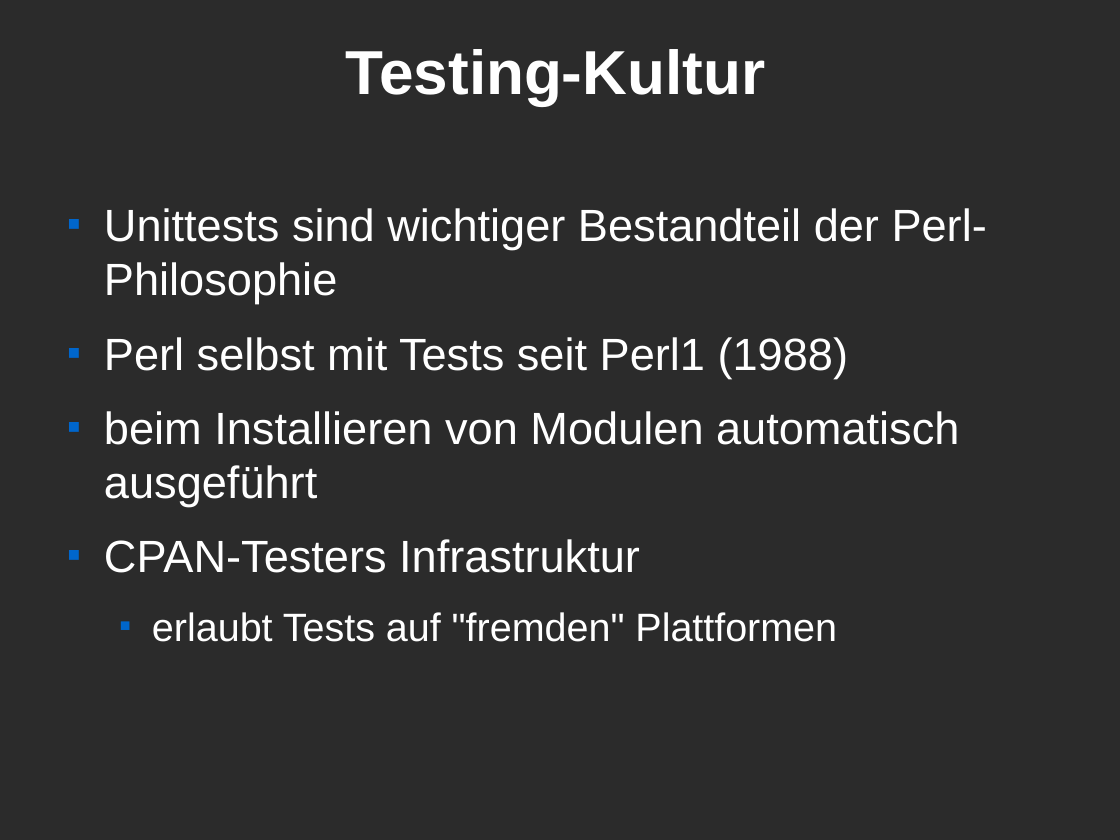
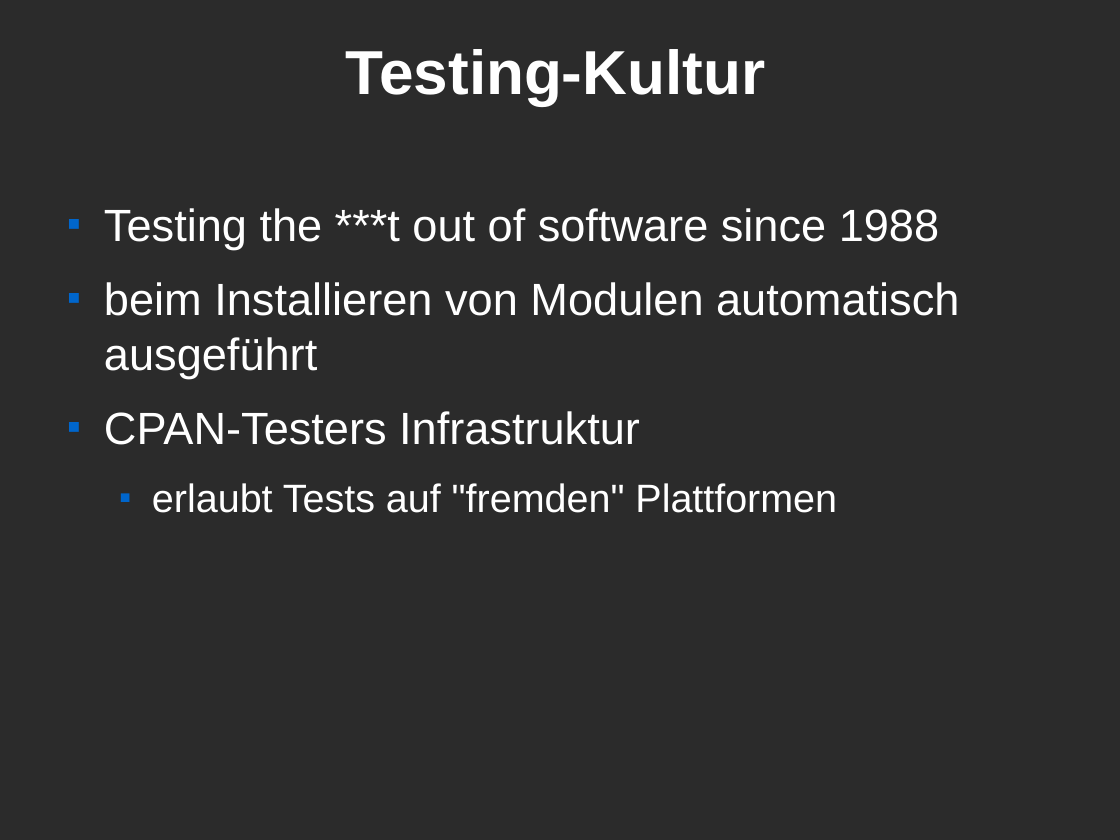
Before and after one commit to Caldrin/Vortrag_CLT, a slide deck: slide 12 of Modern Perl.odp (slide 6 before the commit). Drawn at 1120x840 pixels with LibreOffice and Linux fonts; fonts in the diff are those of the drawing; background and template pictures are left out; a plain dark background stands for a picture behind light text. Boxes give left, top, right and bottom in pixels: in the first picture for what was removed or moved away, otherwise in the second. Text is boxed around its words. In the diff, an @@ line names an element or a change of style, - is before the commit and + after.

```diff
--- a/Modern Perl.odp
+++ b/Modern Perl.odp
@@ text at bbox=[104, 208, 939, 250]: text changed @@
-■ Unittests sind wichtiger Bestandteil der Perl-Philosophie
-■ Perl selbst mit Tests seit Perl1 (1988)
+■ Testing the ***t out of software since 1988
```
Also in this commit, not shown: 1 other slide changed, 12 slides added, 1 slide removed.
